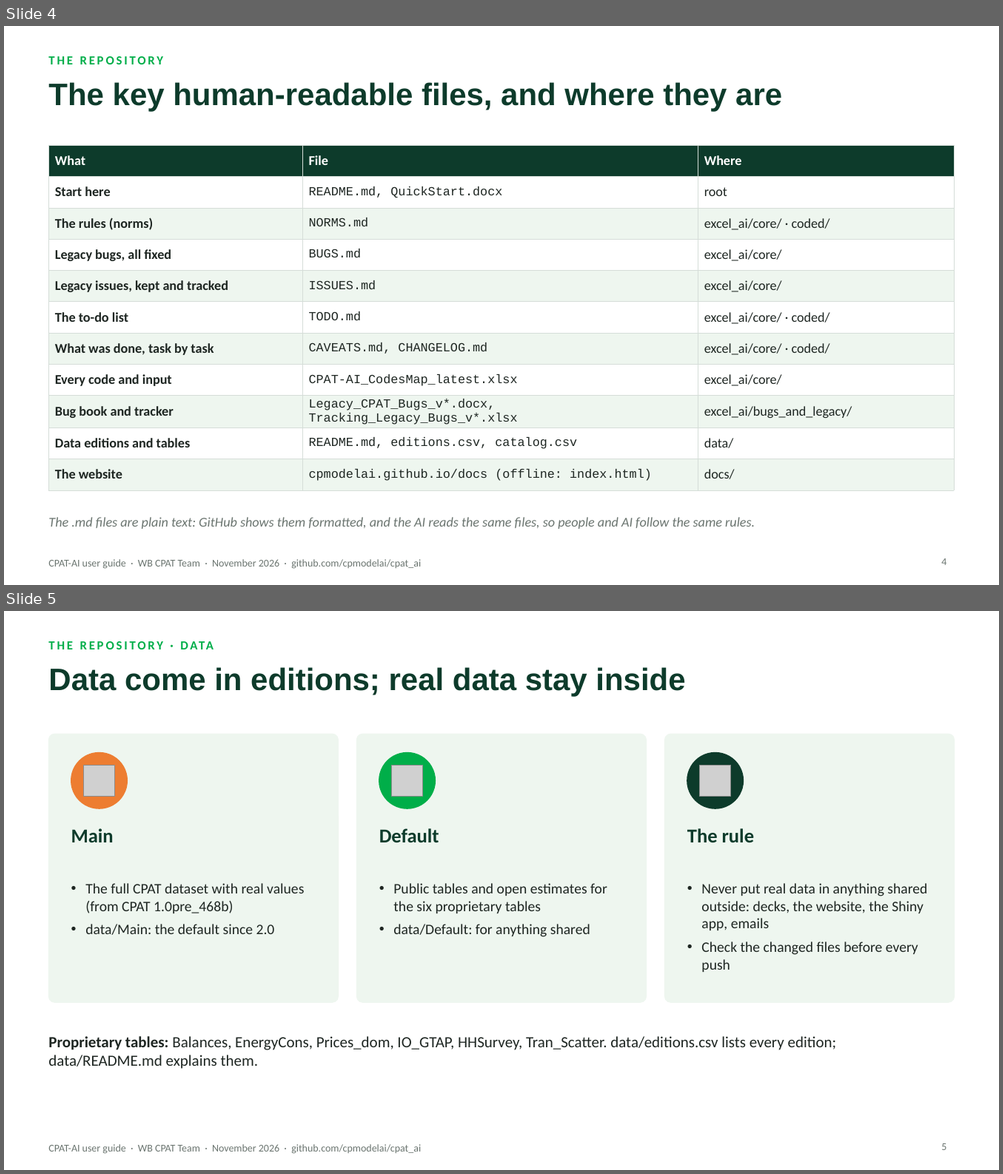
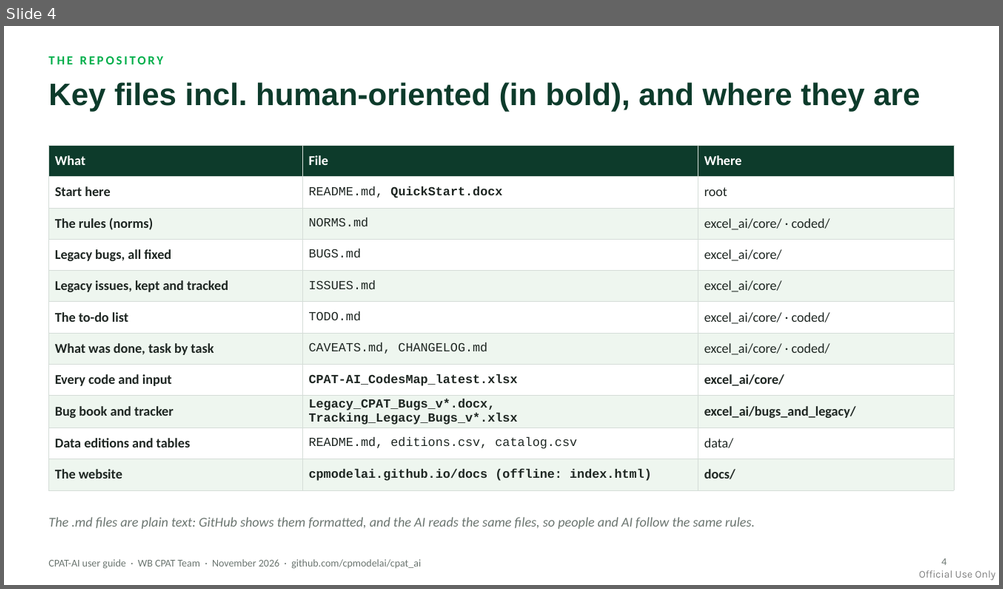
Before and after one commit to cpmodelai/docs, a slide deck: docs/presentations/01_CPAT-AI_UserGuide_latest.pptx. Shown one above the other, each under a label of ours: slides 4 and 5 before the commit, slide 4 after it. The pictures are 1003x1174 and 1003x589 pixels, drawn with LibreOffice and Linux fonts; fonts in the diff are those of the drawing; grey boxes stand for pictures. Boxes give left, top, right and bottom in pixels: in the first picture for what was removed or moved away, otherwise in the second. Text is boxed around its words. In the diff, an @@ line names an element or a change of style, - is before the commit and + after.

```diff
--- a/docs/presentations/01_CPAT-AI_UserGuide_latest.pptx
+++ b/docs/presentations/01_CPAT-AI_UserGuide_latest.pptx
@@ slide 5 removed at (4, 611, 999, 1170), background #FFFFFF; not listed: 1 template element that a slide beside it also shows @@
@@ text removed at (48, 637, 795, 660) @@
-THE REPOSITORY · DATA
@@ title removed at (48, 667, 685, 697) @@
-Data come in editions; real data stay inside
@@ rounded rectangle removed at (48, 734, 338, 1002) @@
@@ rounded rectangle removed at (357, 734, 646, 1002) @@
@@ rounded rectangle removed at (665, 734, 955, 1002) @@
@@ ellipse removed at (71, 753, 127, 809) @@
@@ picture removed at (83, 765, 114, 796) @@
@@ ellipse removed at (379, 753, 435, 809) @@
@@ picture removed at (391, 765, 423, 796) @@
@@ ellipse removed at (688, 753, 743, 809) @@
@@ picture removed at (700, 765, 731, 796) @@
@@ text removed at (71, 829, 114, 843) @@
-Main
@@ text removed at (379, 829, 439, 843) @@
-Default
@@ text removed at (687, 829, 754, 843) @@
-The rule
@@ text removed at (85, 883, 304, 935) @@
-• The full CPAT dataset with real values (from CPAT 1.0pre_468b)
-• data/Main: the default since 2.0
@@ text removed at (393, 883, 607, 937) @@
-• Public tables and open estimates for the six proprietary tables
-• data/Default: for anything shared
@@ text removed at (701, 883, 927, 972) @@
-• Never put real data in anything shared outside: decks, the website, the Shiny app, emails
-• Check the changed files before every push
@@ text removed at (48, 1037, 836, 1069) @@
-Proprietary tables: Balances, EnergyCons, Prices_dom, IO_GTAP, HHSurvey, Tran_Scatter. data/editions.csv lists every edition; data/README.md explains them.
@@ page number removed at (941, 1144, 946, 1150) @@
-5
@@ slide 4 changed as well @@
@@ title at (48, 82, 919, 112): text changed @@
-The key human-readable files, and where they are
+Key files incl. human-oriented (in bold), and where they are
@@ table at (48, 145, 954, 493) @@
@@ bold on in "QuickStart.docx", "CPAT-AI_CodesMap_latest.xlsx", "excel_ai/core/", "Legacy_CPAT_Bugs_v*.docx, Tracking_Legacy_Bugs_v*.xlsx" and 3 more places @@
@@ text added at (919, 571, 996, 581), 10 pt, text #000000 at 50% opacity @@
+Official Use Only
```
Also in this commit, not shown: 20 other slides changed, 9 other files.
